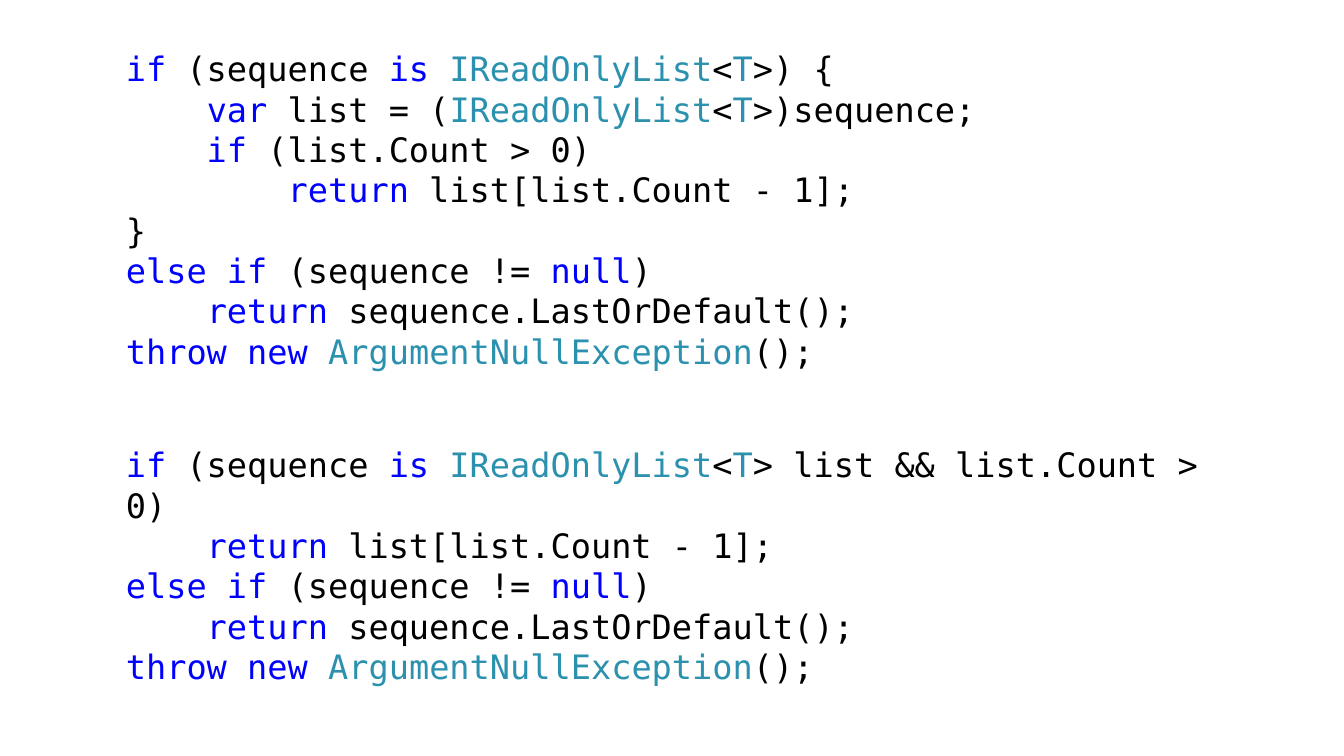
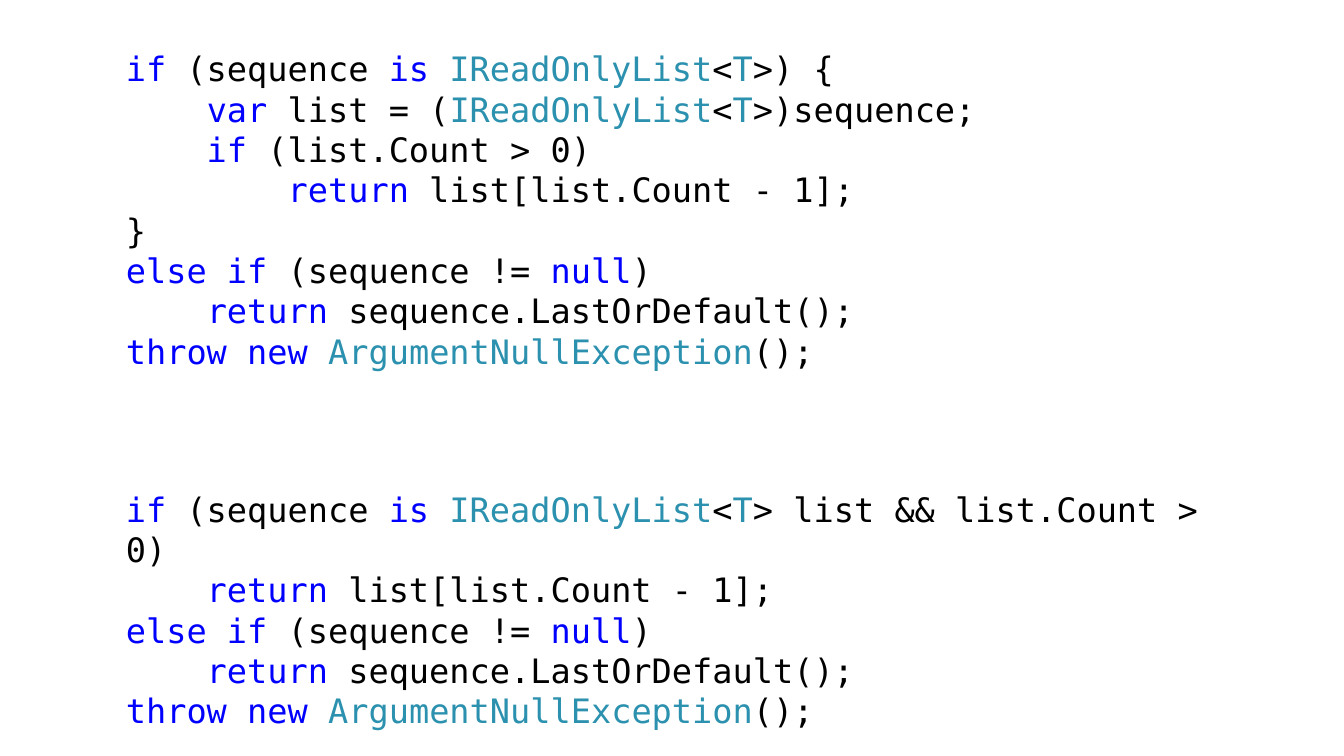
Before and after one commit to anaym/FC-CS7, a slide deck: slide 16 of CS7.pptx (slide 17 before the commit). Drawn at 1344x756 pixels with LibreOffice and Linux fonts; fonts in the diff are those of the drawing. Boxes give left, top, right and bottom in pixels: in the first picture for what was removed or moved away, otherwise in the second. Text is boxed around its words. In the diff, an @@ line names an element or a change of style, - is before the commit and + after.

```diff
--- a/CS7.pptx
+++ b/CS7.pptx
@@ text "if (sequence is IReadOnlyList<T> list ...": place and size @@
-text "if (sequence is IReadOnlyList<T> list ..." at [126,451,1157,686]
+text "if (sequence is IReadOnlyList<T> list ..." at [126,496,1157,731]
```
Also in this commit, not shown: 7 other slides changed, 1 slide added, 2 slides removed, 11 other files.
